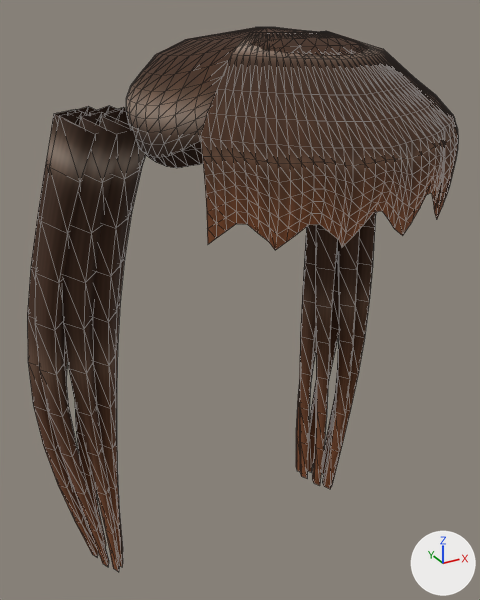
Before and after pictures for a commit that changed the glTF model game/assets/models/hair_twin_f.glb.
Camera for both pictures: a 50 mm lens placed at (-0.316, -0.51, 1.687), pointed at (-0.015, 0.036, 1.414). The lights are fixed; the arrows at lower right show +X, +Y and +Z. The picture after the commit comes second. Mesh edges are drawn as thin lines.

Objects in the first picture: 'Hair_twin'.
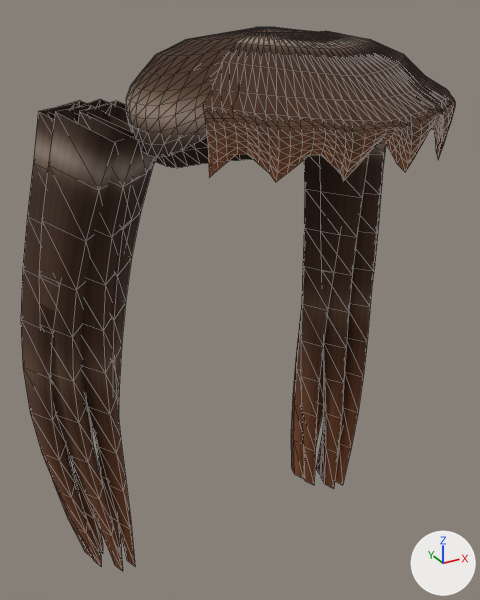
Pixel boxes (x1, y1, x2, y2) of what changed, in the pictures (480 x 600 px; the box of a moved part takes in the faces that stretch with it):
'Hair_twin', reshaped: before (27, 27, 458, 572); after (21, 27, 455, 571)
part 1 of me_hair_twin, rebuilt (30% wider): before (93, 110, 145, 567); after (89, 101, 157, 558)
part 2 of me_hair_twin, deleted (brown): before (331, 212, 376, 486)
part 3 of me_hair_twin, deleted (brown): before (62, 112, 126, 572)
part 4 of me_hair_twin, moved or reshaped: before (200, 31, 458, 250); after (203, 31, 455, 182)
part 5 of me_hair_twin, moved or reshaped: before (296, 224, 360, 489); after (291, 143, 386, 489)
part 6 of me_hair_twin, moved or reshaped: before (27, 106, 146, 567); after (21, 99, 154, 571)

Diff of the bpy script that builds the scene:
```diff
--- a/game/assets/models/hair_twin_f.glb.py
+++ b/game/assets/models/hair_twin_f.glb.py
@@ me_hair_twin @@
 # used by ob_hair_twin; location = (0.0, 0.0, 0.0)
-me_hair_twin.from_pydata(...)  # 1452 vertices, 2612 faces; spans x -0.216..0.218, y -0.155..0.161, z 1.067..1.672
+me_hair_twin.from_pydata(...)  # 1364 vertices, 2452 faces; spans x -0.223..0.222, y -0.152..0.166, z 1.067..1.672
+# me_hair_twin part 1: the loose piece of 44 vertices spanning x -0.157..-0.092, y 0.029..0.121, z 1.067..1.604 is rebuilt with 44 vertices and now spans x -0.158..-0.071, y 0.029..0.148, z 1.067..1.609
+# me_hair_twin part 2: the loose piece of 44 vertices spanning x 0.12..0.21, y 0.029..0.121, z 1.067..1.605 is deleted
+# me_hair_twin part 3: the loose piece of 44 vertices spanning x -0.184..-0.111, y 0.025..0.116, z 1.067..1.605 is deleted
+# me_hair_twin part 4: 359 vertices moved from x -0.116..0.12, y -0.155..-0.052, z 1.528..1.657 to x -0.111..0.115, y -0.152..-0.045, z 1.576..1.664; 1 vertex removed from x 0.093, y -0.124, z 1.567; 1 vertex added at x 0.087, y -0.114, z 1.624
+# me_hair_twin part 5: 262 vertices moved from x 0.086..0.218, y 0.025..0.161, z 1.067..1.606 to x 0.071..0.222, y 0.013..0.166, z 1.067..1.61
+# me_hair_twin part 6: 218 vertices moved from x -0.216..-0.083, y 0.036..0.161, z 1.067..1.606 to x -0.223..-0.081, y 0.013..0.166, z 1.067..1.61; 1 vertex removed from x -0.164, y 0.131, z 1.184; 1 vertex added at x -0.168, y 0.086, z 1.184
 me_hair_twin.materials.append(mat_hair_twinhair)
```
